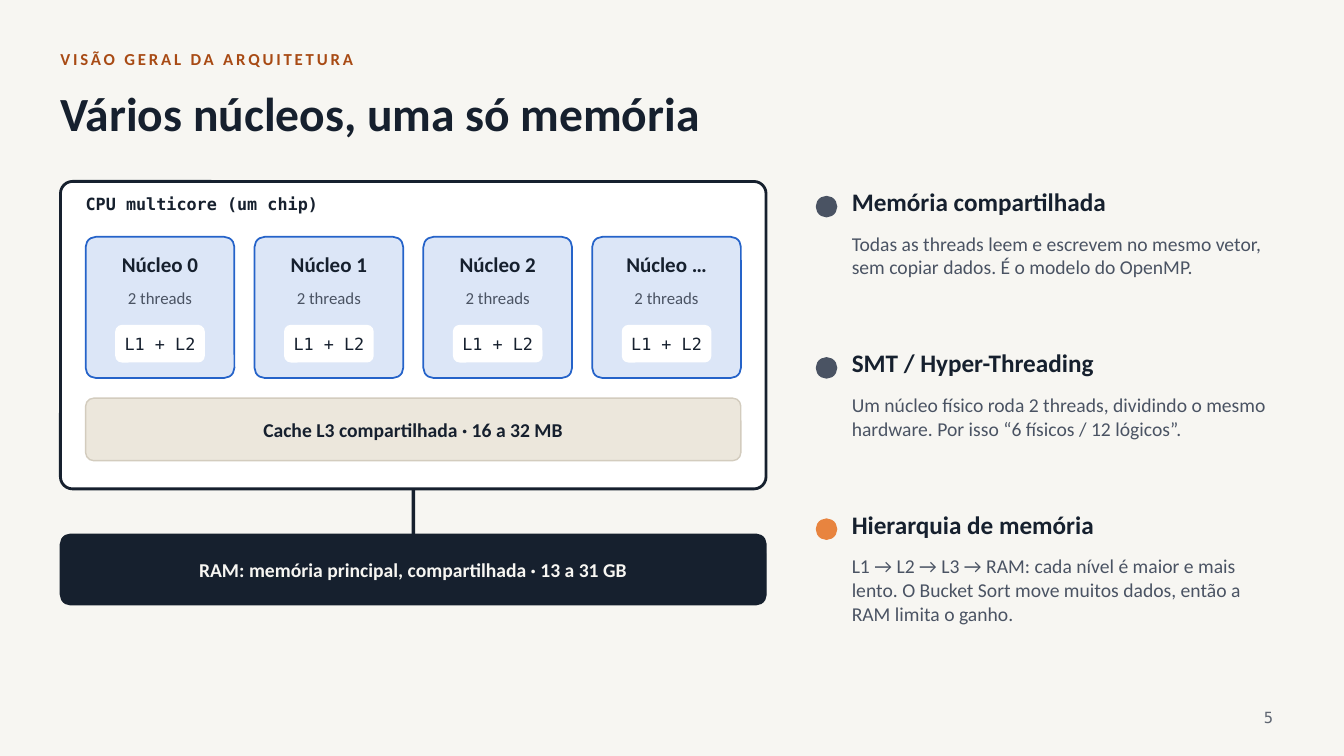
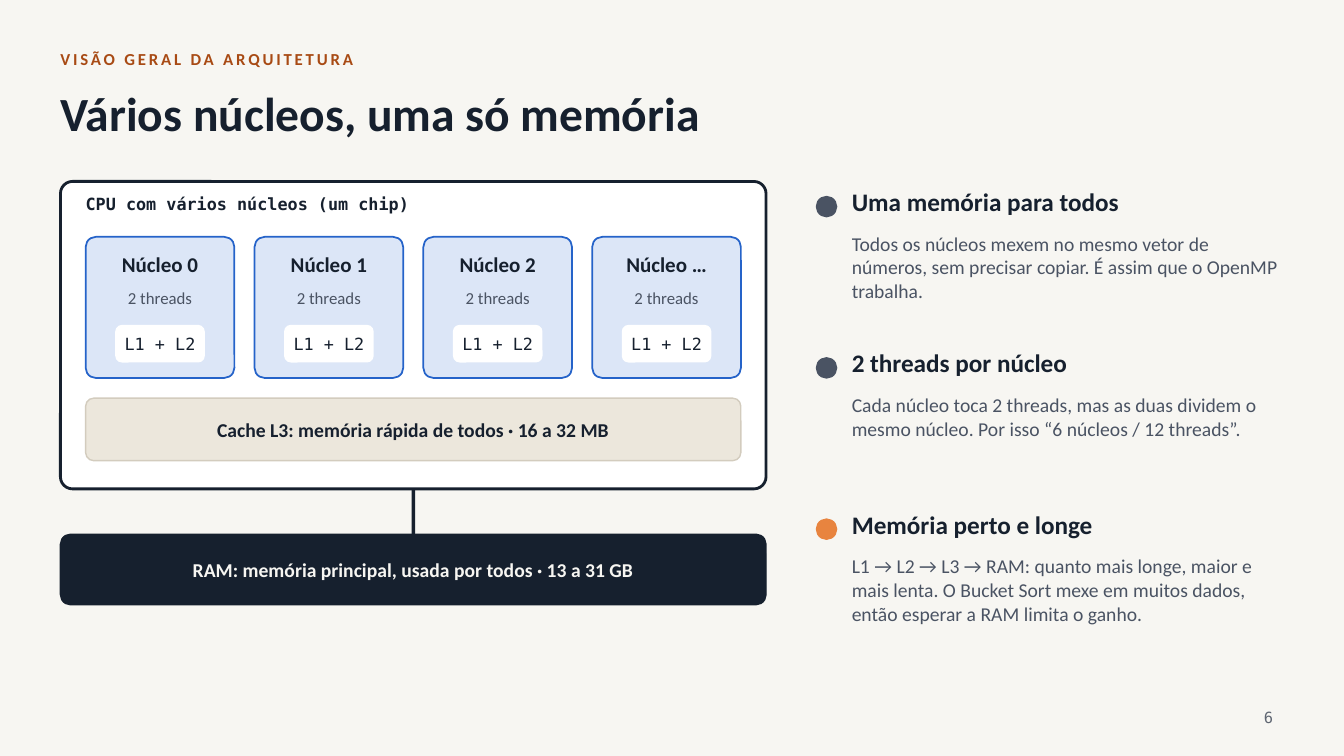
Before and after one commit to Dev2MundialMix/m3_1_bucket_sort, a slide deck: slide 6 of apresentacao/bucket_sort_openmp.pptx (slide 5 before the commit). Drawn at 1344x756 pixels with LibreOffice and Linux fonts; fonts in the diff are those of the drawing. Boxes give left, top, right and bottom in pixels: in the first picture for what was removed or moved away, otherwise in the second. Text is boxed around its words. In the diff, an @@ line names an element or a change of style, - is before the commit and + after.

```diff
--- a/apresentacao/bucket_sort_openmp.pptx
+++ b/apresentacao/bucket_sort_openmp.pptx
@@ text at [86,197,408,214]: text changed @@
-CPU multicore (um chip)
+CPU com vários núcleos (um chip)
@@ text at [852,193,1119,215]: text changed @@
-Memória compartilhada
+Uma memória para todos
@@ text at [852,237,1277,298]: text changed @@
-Todas as threads leem e escrevem no mesmo vetor, sem copiar dados. É o modelo do OpenMP.
+Todos os núcleos mexem no mesmo vetor de números, sem precisar copiar. É assim que o OpenMP trabalha.
@@ text at [852,354,1067,376]: text changed @@
-SMT / Hyper-Threading
+2 threads por núcleo
@@ text at [852,398,1256,436]: text changed @@
-Um núcleo físico roda 2 threads, dividindo o mesmo hardware. Por isso “6 físicos / 12 lógicos”.
+Cada núcleo toca 2 threads, mas as duas dividem o mesmo núcleo. Por isso “6 núcleos / 12 threads”.
@@ text at [217,423,609,440]: text changed @@
-Cache L3 compartilhada · 16 a 32 MB
+Cache L3: memória rápida de todos · 16 a 32 MB
@@ text at [852,516,1093,539]: text changed @@
-Hierarquia de memória
+Memória perto e longe
@@ text at [193,563,632,580]: text changed @@
-RAM: memória principal, compartilhada · 13 a 31 GB
+RAM: memória principal, usada por todos · 13 a 31 GB
@@ text at [852,559,1252,625]: text changed @@
-L1 → L2 → L3 → RAM: cada nível é maior e mais lento. O Bucket Sort move muitos dados, então a RAM limita o ganho.
+L1 → L2 → L3 → RAM: quanto mais longe, maior e mais lenta. O Bucket Sort mexe em muitos dados, então esperar a RAM limita o ganho.
@@ page number at [1264,711,1273,723]: text changed @@
-5
+6
```
Also in this commit, not shown: 16 other slides changed, 3 slides added, 1 other file.
